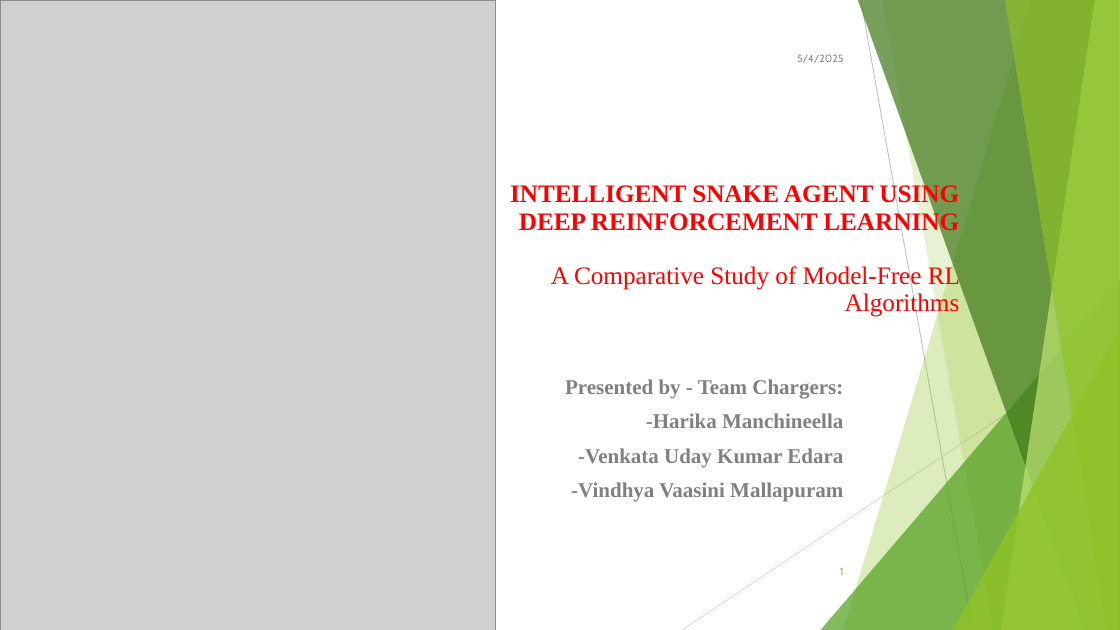
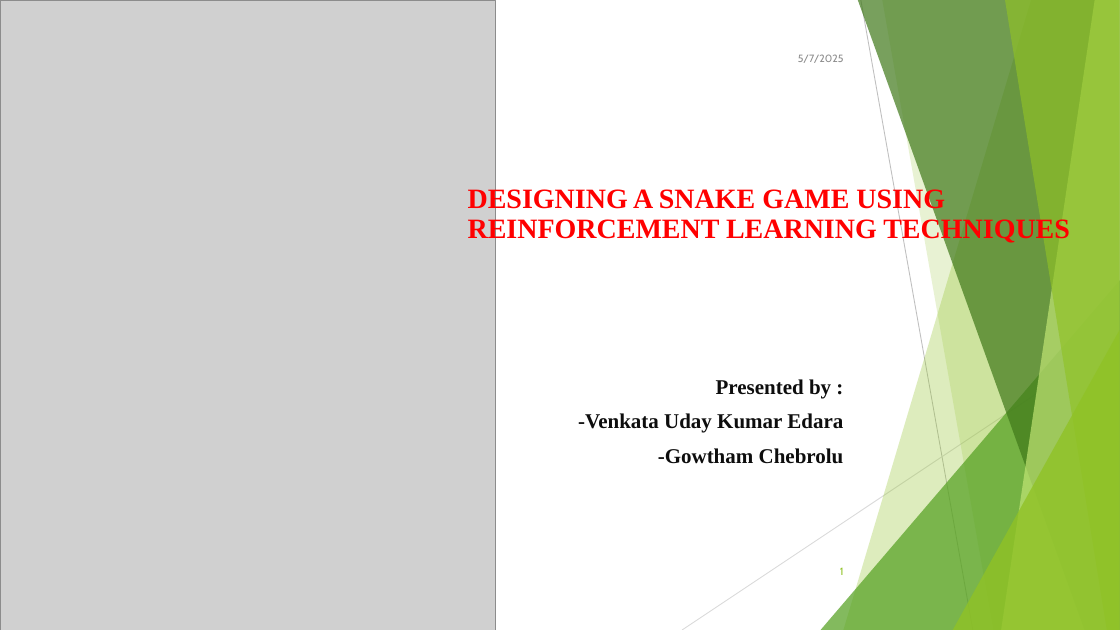
Before and after one commit to Harika2403/Intro-to-AI-Semester-Project, a slide deck: slide 1 of AI Project PPT.pptx. Drawn at 1120x630 pixels with LibreOffice and Linux fonts; fonts in the diff are those of the drawing; grey boxes stand for pictures. Boxes give left, top, right and bottom in pixels: in the first picture for what was removed or moved away, otherwise in the second. Text is boxed around its words. In the diff, an @@ line names an element or a change of style, - is before the commit and + after.

```diff
--- a/AI Project PPT.pptx
+++ b/AI Project PPT.pptx
@@ text at bbox=[798, 54, 844, 63]: text changed @@
-5/4/2025
+5/7/2025
@@ title at bbox=[468, 186, 1070, 243]: text changed; size 21.6 to 24 pt @@
-INTELLIGENT SNAKE AGENT USING DEEP REINFORCEMENT LEARNING
-A Comparative Study of Model-Free RL Algorithms
+DESIGNING A SNAKE GAME USING REINFORCEMENT LEARNING TECHNIQUES
@@ subtitle at bbox=[716, 379, 831, 399]: text changed; text colour #808080 to #0D0D0D @@
-Presented by - Team Chargers:
--Harika Manchineella
+Presented by :
@@ subtitle at bbox=[578, 413, 843, 433]: text colour #808080 to #0D0D0D in "-Venkata Uday Kumar Edara" @@
@@ subtitle at bbox=[658, 448, 844, 464]: text changed; text colour #808080 to #0D0D0D @@
--Vindhya Vaasini Mallapuram
+-Gowtham Chebrolu
```
Also in this commit, not shown: 8 other slides changed, 1 slide added, 11 slides removed.
